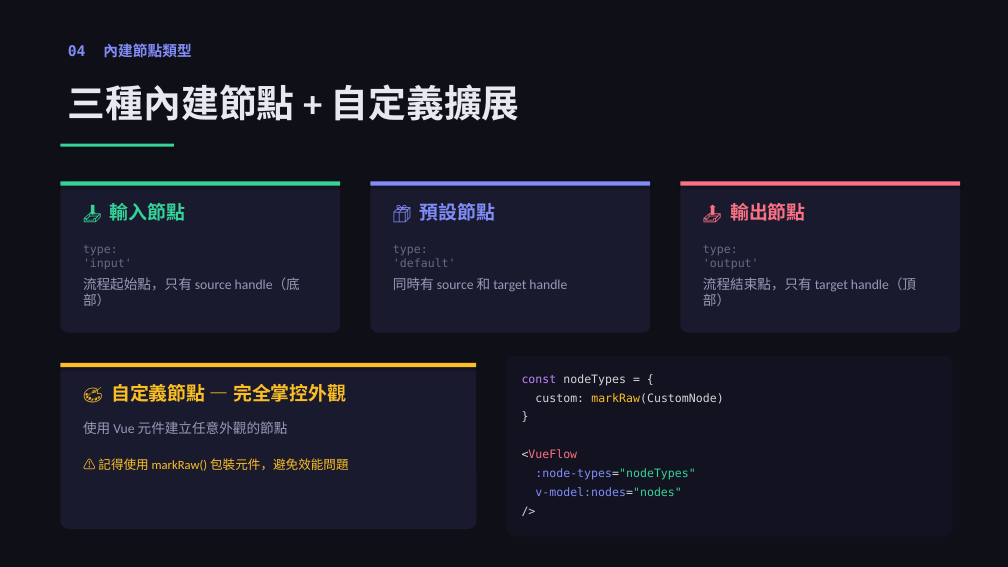
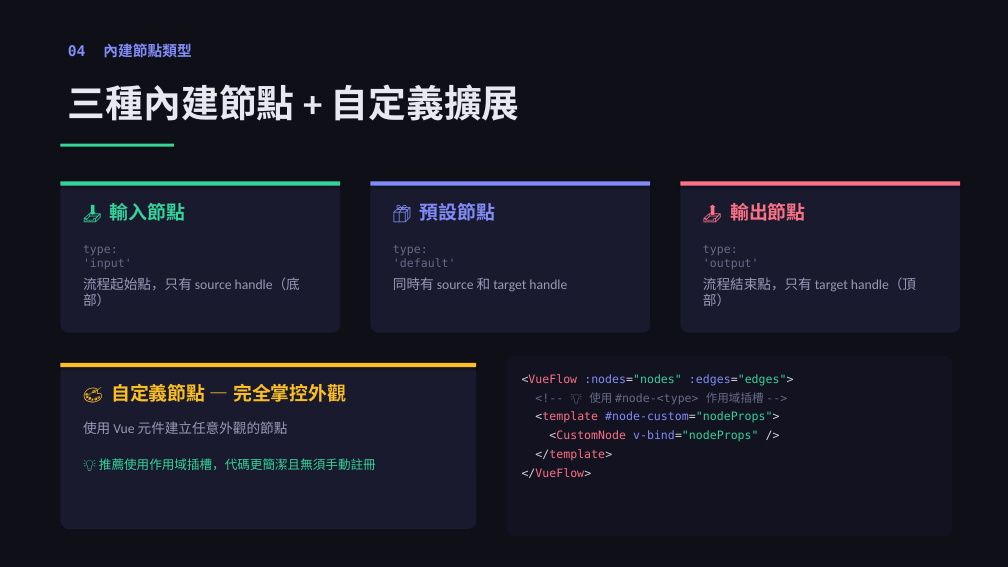
Before and after one commit to pgkusn/vue-flow-playground, a slide deck: slide 5 of Vue-Flow-Tutorial.pptx. Drawn at 1008x567 pixels with LibreOffice and Linux fonts; fonts in the diff are those of the drawing. Boxes give left, top, right and bottom in pixels: in the first picture for what was removed or moved away, otherwise in the second. Text is boxed around its words. In the diff, an @@ line names an element or a change of style, - is before the commit and + after.

Commit message:
refactor: use dynamic scoped slots for custom node rendering in main branch

```diff
--- a/Vue-Flow-Tutorial.pptx
+++ b/Vue-Flow-Tutorial.pptx
@@ text at <box>522,374,794,478</box>: text changed; text colour #D4D4D8 to #FB7185 @@
-const nodeTypes = {
-custom: markRaw(CustomNode)
-}
-<VueFlow
-:node-types="nodeTypes"
-v-model:nodes="nodes"
-/>
+<VueFlow :nodes="nodes" :edges="edges">
+<!-- 💡 使用 #node-<type> 作用域插槽 -->
+<template #node-custom="nodeProps">
+<CustomNode v-bind="nodeProps" />
+</template>
+</VueFlow>
@@ text at <box>99,458,376,470</box>: text changed; text colour #FBBF24 to #34D399 @@
-⚠️ 記得使用 markRaw() 包裝元件，避免效能問題
+💡 推薦使用作用域插槽，代碼更簡潔且無須手動註冊
```
Also in this commit, not shown: 2 other files.
